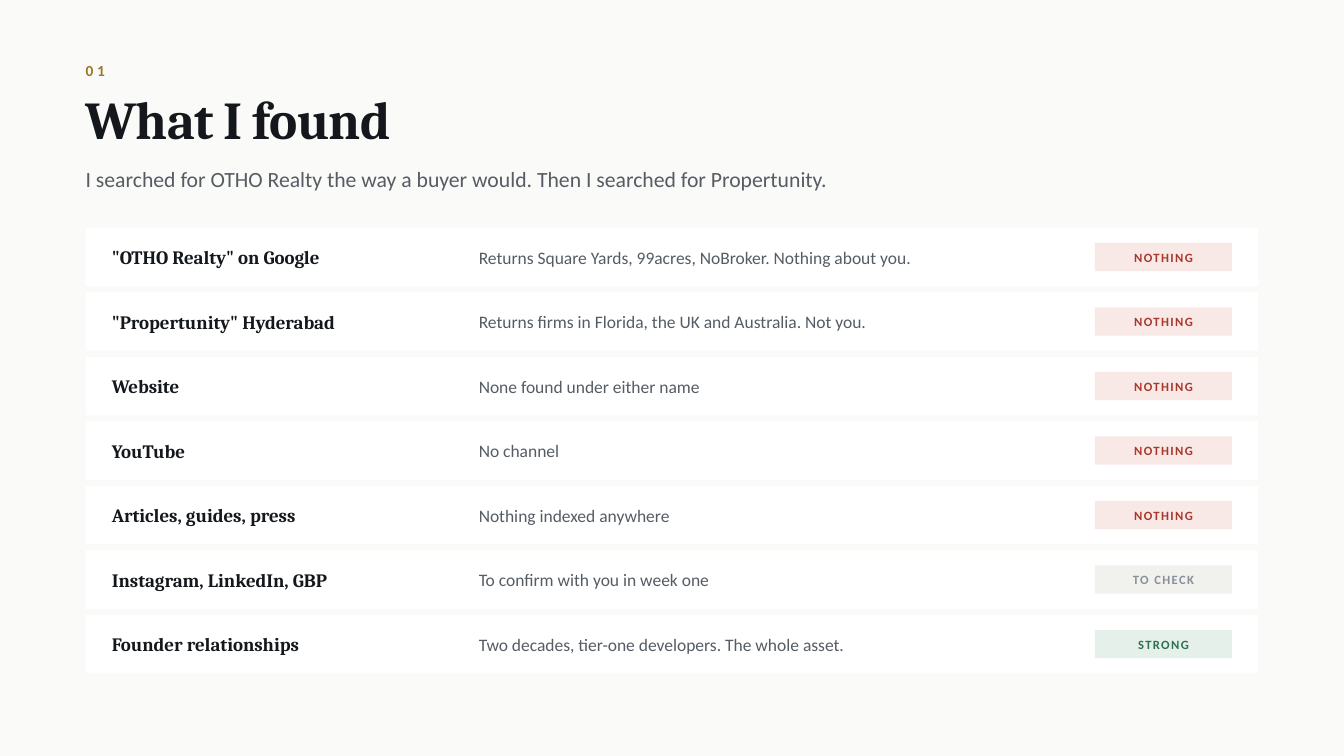
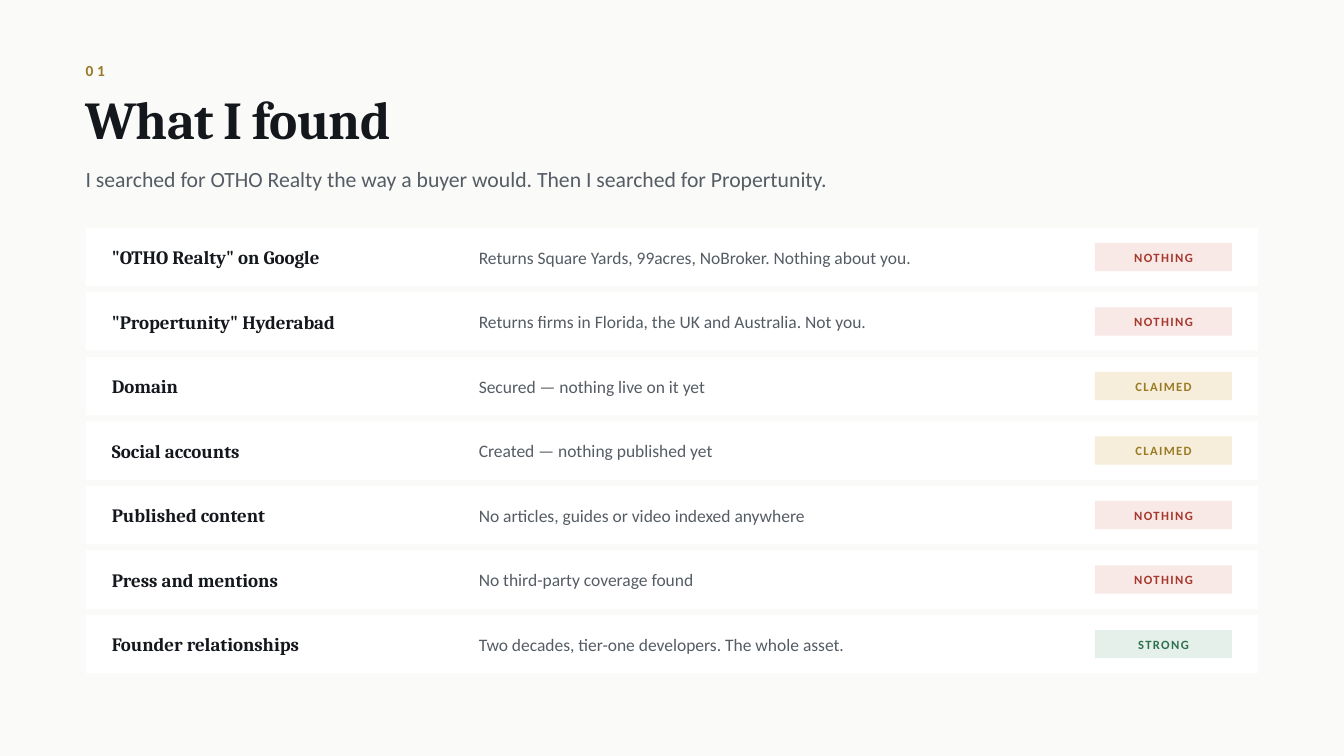
Before and after one commit to productionx-in/OTHO-REALTY, a slide deck: slide 3 of deck/Building_OTHO_ProductionX.pptx. Drawn at 1344x756 pixels with LibreOffice and Linux fonts; fonts in the diff are those of the drawing. Boxes give left, top, right and bottom in pixels: in the first picture for what was removed or moved away, otherwise in the second. Text is boxed around its words. In the diff, an @@ line names an element or a change of style, - is before the commit and + after.

```diff
--- a/deck/Building_OTHO_ProductionX.pptx
+++ b/deck/Building_OTHO_ProductionX.pptx
@@ text at <box>112,380,178,393</box>: text changed @@
-Website
+Domain
@@ text at <box>479,381,705,396</box>: text changed @@
-None found under either name
+Secured — nothing live on it yet
@@ rectangle at <box>1095,372,1232,400</box>: fill #F8E9E7 to #F6EEDA @@
@@ text at <box>1135,382,1191,391</box>: text changed; text colour #A8382C to #9A7A25 @@
-NOTHING
+CLAIMED
@@ text at <box>112,445,240,458</box>: text changed @@
-YouTube
+Social accounts
@@ text at <box>479,445,712,460</box>: text changed @@
-No channel
+Created — nothing published yet
@@ rectangle at <box>1095,437,1232,465</box>: fill #F8E9E7 to #F6EEDA @@
@@ text at <box>1135,446,1191,455</box>: text changed; text colour #A8382C to #9A7A25 @@
-NOTHING
+CLAIMED
@@ text at <box>112,509,265,522</box>: text changed @@
-Articles, guides, press
+Published content
@@ text at <box>479,510,805,525</box>: text changed @@
-Nothing indexed anywhere
+No articles, guides or video indexed anywhere
@@ rectangle at <box>1095,566,1232,594</box>: fill #F1F1ED to #F8E9E7 @@
@@ text at <box>112,574,278,587</box>: text changed @@
-Instagram, LinkedIn, GBP
+Press and mentions
@@ text at <box>479,574,694,589</box>: text changed @@
-To confirm with you in week one
+No third-party coverage found
@@ text at <box>1133,576,1149,584</box>: text changed; text colour #8A9099 to #A8382C @@
-TO CHECK
+NOTHING
```
Also in this commit, not shown: 2 other slides changed, 3 slides added, 3 other files.
